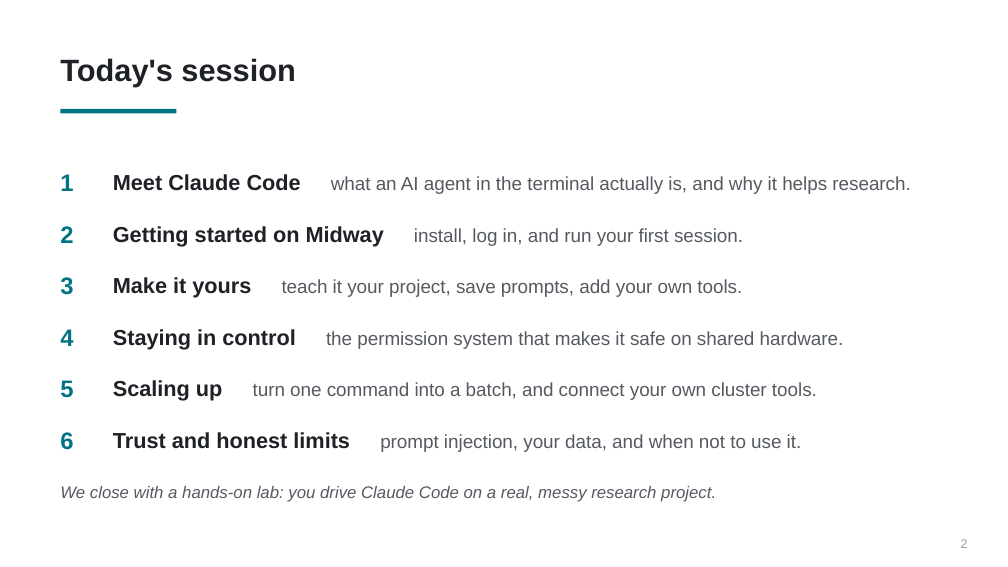
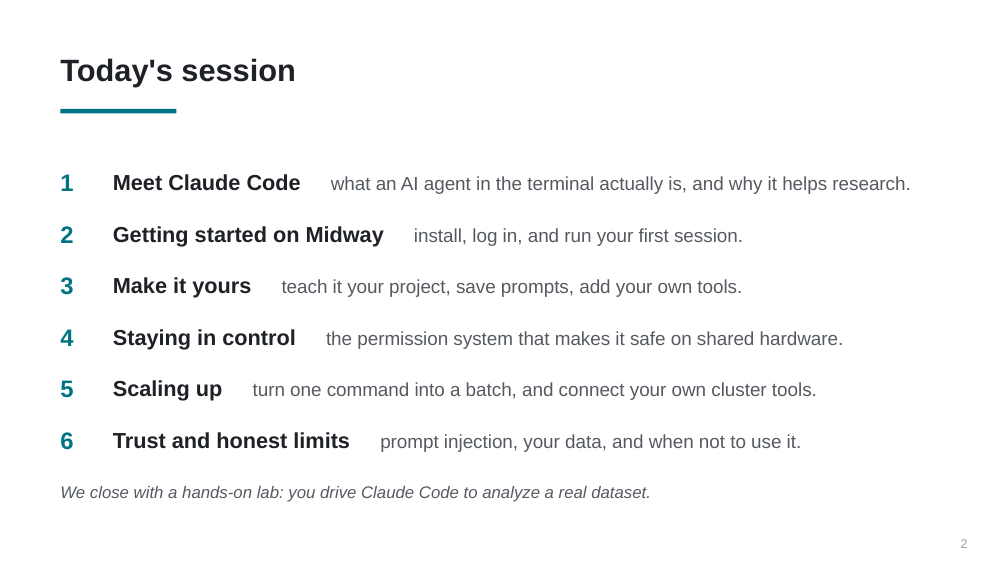
Before and after one commit to PursuitOfDataScience/uchicago-workshops, a slide deck: slide 2 of claude-code-tutorial/claude-code-tutorial.pptx. Drawn at 1008x567 pixels with LibreOffice and Linux fonts; fonts in the diff are those of the drawing. Boxes give left, top, right and bottom in pixels: in the first picture for what was removed or moved away, otherwise in the second. Text is boxed around its words. In the diff, an @@ line names an element or a change of style, - is before the commit and + after.

```diff
--- a/claude-code-tutorial/claude-code-tutorial.pptx
+++ b/claude-code-tutorial/claude-code-tutorial.pptx
@@ text at (60,486,651,502): text changed @@
-We close with a hands-on lab: you drive Claude Code on a real, messy research project.
+We close with a hands-on lab: you drive Claude Code to analyze a real dataset.
```
Also in this commit, not shown: 3 other slides changed, 51 other files.
